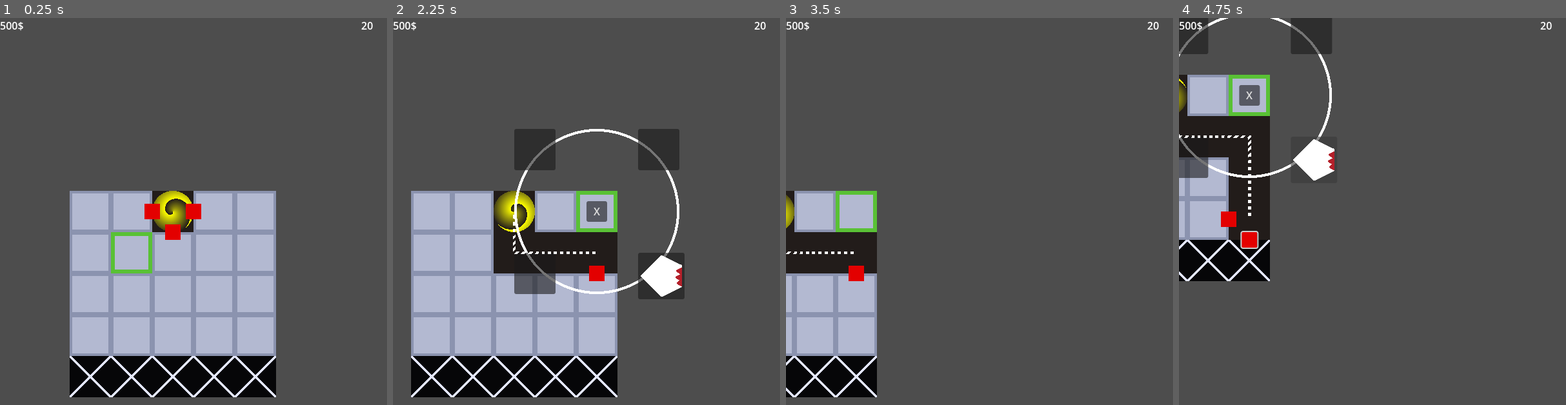
Above: before the commit, frames 1-4 (left to right).
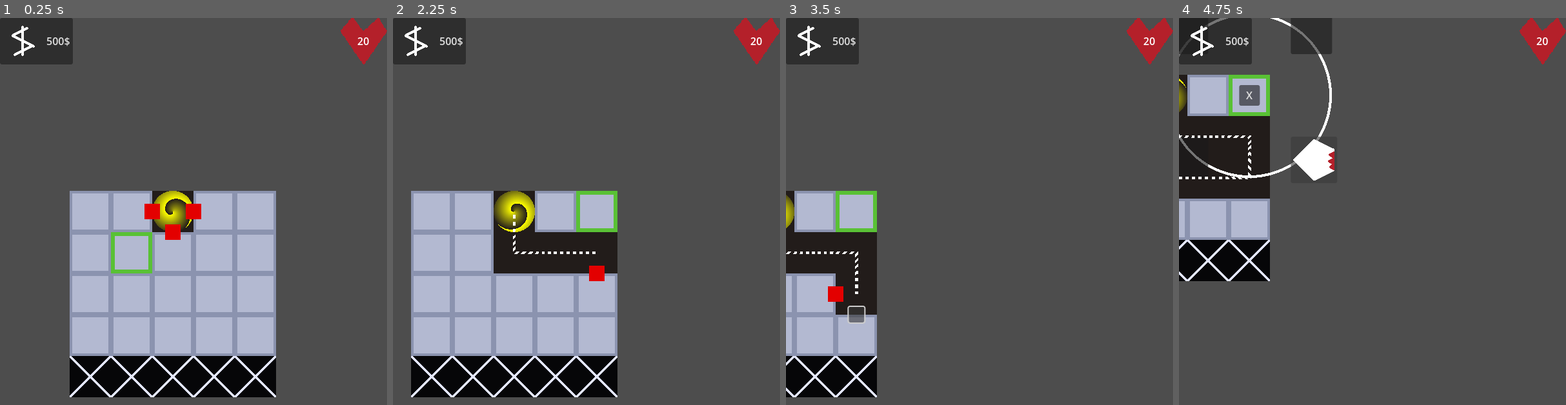
Above: after the commit, the same moments.

Repository: Iviv122/dig-fence
Game: Godot game, scene res://gameplay.tscn
The game is run twice, just before and just after one commit, with the same random seed, the same clock (stepped at 60 frames per second) and the same inputs.
Inputs (mouse positions are in pixels of both pictures, inside the frame that each line leads up to; where the layout moved, square brackets give the same spot in the first picture):
- Up to frame 1 (0.25 s): no input
- Up to frame 2 (2.25 s): click (567, 230) at 0.5 s; click (586, 254) at 1.25 s; tap Enter at 2 s; move the mouse to (671, 192) at 2.02 s; press the mouse at (671, 192) at 2.03 s; hold D (right) from 2.03 s (still down)
- Up to frame 3 (3.5 s): release D (right) at 2.75 s; release the mouse at (1064, 192) at 2.75 s; click (859, 273) [859, 211] at 2.75 s
- Up to frame 4 (4.75 s): click (1229, 292) [1248, 273] at 3.5 s; tap Space at 4.25 s; move the mouse to (1295, 230) at 4.27 s; hold S (down) from 4.28 s (still down); click (1295, 230) at 4.35 s

The runs differ from the first frame. In frame 1, 3.0% of the frame differs, in the area x 0-100%, y 0-12%; in frame 2, 8.2%, in the area x 0-100%, y 0-73%; in frame 3, 4.4%; in frame 4, 5.2%.

Commit message:
remove selection circle on dig

Diff:
--- a/assets/selection_circle.tscn
+++ b/assets/circles/selection_circle.tscn
@@ -2,7 +2,7 @@
 
 [ext_resource type="Texture2D" uid="uid://p58ceqnvmhj8" path="res://raw_assets/selection_circle.png" id="1_lj7je"]
 [ext_resource type="Texture2D" uid="uid://ybypo4beifcd" path="res://raw_assets/turret.png" id="2_0ti60"]
-[ext_resource type="Script" uid="uid://cnt0ttcupry5l" path="res://objects/selection_circle.gd" id="2_eesfp"]
+[ext_resource type="Script" uid="uid://cnt0ttcupry5l" path="res://objects/circles/selection_circle.gd" id="2_eesfp"]
 [ext_resource type="PackedScene" uid="uid://dcp87qsxy1ts3" path="res://assets/towers/basic_tower.tscn" id="3_hktix"]
 
 [node name="SelectionCIrcle" type="Sprite2D" node_paths=PackedStringArray("buttons", "close_button")]
--- /dev/null
+++ b/assets/circles/tower_circle.tscn
@@ -0,0 +1,44 @@
+[gd_scene load_steps=6 format=3 uid="uid://1h8skqsn3vq"]
+
+[ext_resource type="Texture2D" uid="uid://p58ceqnvmhj8" path="res://raw_assets/selection_circle.png" id="1_vmkf0"]
+[ext_resource type="Script" uid="uid://cnt0ttcupry5l" path="res://objects/circles/selection_circle.gd" id="2_thwck"]
+[ext_resource type="PackedScene" uid="uid://dcp87qsxy1ts3" path="res://assets/towers/basic_tower.tscn" id="3_8e8wr"]
+[ext_resource type="Texture2D" uid="uid://dc3s7snulyxgj" path="res://raw_assets/Money.png" id="4_thwck"]
+[ext_resource type="Texture2D" uid="uid://c2p1ypswcafpy" path="res://raw_assets/level_up.png" id="4_vmkf0"]
+
+[node name="SelectionCIrcle" type="Sprite2D" node_paths=PackedStringArray("buttons", "close_button")]
+texture = ExtResource("1_vmkf0")
+script = ExtResource("2_thwck")
+buttons = [null, null, NodePath("sell"), NodePath("level_up")]
+towers = Array[PackedScene]([ExtResource("3_8e8wr")])
+close_button = NodePath("close")
+metadata/_custom_type_script = "uid://cnt0ttcupry5l"
+
+[node name="sell" type="Button" parent="."]
+custom_minimum_size = Vector2(64, 64)
+offset_left = 64.0
+offset_top = -128.0
+offset_right = 128.0
+offset_bottom = -64.0
+pivot_offset = Vector2(32, 32)
+icon = ExtResource("4_thwck")
+icon_alignment = 1
+
+[node name="level_up" type="Button" parent="."]
+custom_minimum_size = Vector2(64, 64)
+offset_left = -128.0
+offset_top = -128.0
+offset_right = -64.0
+offset_bottom = -64.0
+pivot_offset = Vector2(32, 32)
+icon = ExtResource("4_vmkf0")
+icon_alignment = 1
+
+[node name="close" type="Button" parent="."]
+custom_minimum_size = Vector2(32, 32)
+offset_left = -16.0
+offset_top = -16.0
+offset_right = 16.0
+offset_bottom = 16.0
+pivot_offset = Vector2(16, 16)
+text = "X"
--- a/assets/digger.tscn
+++ b/assets/digger.tscn
@@ -27,6 +27,7 @@
 offset_bottom = -20.0
 grow_horizontal = 2
 grow_vertical = 0
+mouse_force_pass_scroll_events = false
 theme_override_styles/normal = SubResource("StyleBoxFlat_5xvsy")
 
 [node name="Button2" type="Button" parent="."]
@@ -41,6 +42,7 @@
 offset_bottom = -20.0
 grow_horizontal = 0
 grow_vertical = 2
+mouse_force_pass_scroll_events = false
 theme_override_styles/normal = SubResource("StyleBoxFlat_5xvsy")
 
 [node name="Button3" type="Button" parent="."]
@@ -52,4 +54,5 @@
 offset_right = -20.0
 offset_bottom = -20.0
 grow_vertical = 2
+mouse_force_pass_scroll_events = false
 theme_override_styles/normal = SubResource("StyleBoxFlat_5xvsy")
--- a/assets/ui.tscn
+++ b/assets/ui.tscn
@@ -1,13 +1,23 @@
-[gd_scene load_steps=3 format=3 uid="uid://du0ffo05f6asl"]
+[gd_scene load_steps=6 format=3 uid="uid://du0ffo05f6asl"]
 
 [ext_resource type="Script" uid="uid://cknjfl8ao06mq" path="res://objects/player/money_display.gd" id="1_etwi0"]
+[ext_resource type="Texture2D" uid="uid://dc3s7snulyxgj" path="res://raw_assets/Money.png" id="1_rvqgq"]
 [ext_resource type="Script" uid="uid://ccau7boslisuf" path="res://objects/player/health_display.gd" id="2_ohefe"]
+[ext_resource type="Texture2D" uid="uid://i8j22ufcoc1m" path="res://raw_assets/health_sprite.png" id="3_kd4iw"]
+
+[sub_resource type="StyleBoxTexture" id="StyleBoxTexture_kd4iw"]
+texture = ExtResource("3_kd4iw")
 
 [node name="Control" type="CanvasLayer"]
 
-[node name="Label" type="Label" parent="."]
+[node name="Label" type="Button" parent="."]
 offset_right = 40.0
 offset_bottom = 23.0
+size_flags_vertical = 4
+focus_mode = 0
+mouse_filter = 2
+icon = ExtResource("1_rvqgq")
+autowrap_trim_flags = 192
 script = ExtResource("1_etwi0")
 metadata/_custom_type_script = "uid://cknjfl8ao06mq"
 
@@ -15,8 +25,11 @@
 anchors_preset = 1
 anchor_left = 1.0
 anchor_right = 1.0
-offset_left = -40.0
-offset_bottom = 23.0
+offset_left = -72.0
+offset_bottom = 72.0
 grow_horizontal = 0
+theme_override_styles/normal = SubResource("StyleBoxTexture_kd4iw")
+horizontal_alignment = 1
+vertical_alignment = 1
 script = ExtResource("2_ohefe")
 metadata/_custom_type_script = "uid://ccau7boslisuf"
--- a/gameplay.tscn
+++ b/gameplay.tscn
@@ -7,7 +7,7 @@
 [ext_resource type="Script" uid="uid://qsx62i685pn3" path="res://objects/cursor.gd" id="4_xuee5"]
 [ext_resource type="Texture2D" uid="uid://bun1w3gnq44u1" path="res://raw_assets/dashedline.png" id="6_0m7cd"]
 [ext_resource type="Shader" uid="uid://bwoh4r05buk4m" path="res://shaders/panning.gdshader" id="6_2ihbs"]
-[ext_resource type="PackedScene" uid="uid://grdmqa707a7b" path="res://assets/selection_circle.tscn" id="6_45aep"]
+[ext_resource type="PackedScene" uid="uid://grdmqa707a7b" path="res://assets/circles/selection_circle.tscn" id="6_45aep"]
 [ext_resource type="PackedScene" uid="uid://cvk4nkfv3ku6e" path="res://assets/digger.tscn" id="8_2ihbs"]
 [ext_resource type="Script" uid="uid://dbi4osw6bqr44" path="res://objects/enemies/spawner.gd" id="10_1qy1k"]
 [ext_resource type="PackedScene" uid="uid://b7cvsd313woo5" path="res://assets/enemies/enemy.tscn" id="10_3n40r"]
@@ -19,41 +19,46 @@
 
 [node name="Node2D" type="Node2D"]
 
-[node name="Field" type="Node2D" parent="."]
+[node name="Control" parent="." instance=ExtResource("11_3n40r")]
+
+[node name="Sprite2D" type="Sprite2D" parent="Control"]
+
+[node name="game" type="Node2D" parent="."]
+
+[node name="Field" type="Node2D" parent="game"]
 script = ExtResource("1_n4psk")
 entry_portal = ExtResource("4_fbudy")
 metadata/_custom_type_script = "uid://bvf884qvmlsuh"
 
-[node name="camera" type="Camera2D" parent="."]
+[node name="camera" type="Camera2D" parent="game"]
 offset = Vector2(160, 0)
 script = ExtResource("3_oe8ih")
 Speed = 400.0
 MaxZoom = 2
 metadata/_custom_type_script = "uid://0logelvjgqmj"
 
-[node name="Cursor" type="Sprite2D" parent="." node_paths=PackedStringArray("field")]
+[node name="Cursor" type="Sprite2D" parent="game" node_paths=PackedStringArray("field", "digger")]
 texture = ExtResource("4_smepj")
 script = ExtResource("4_xuee5")
 selection_circle = ExtResource("6_45aep")
 field = NodePath("../Field")
+digger = NodePath("../Digger")
 metadata/_custom_type_script = "uid://qsx62i685pn3"
 
-[node name="Line2D" type="Line2D" parent="."]
+[node name="Line2D" type="Line2D" parent="game"]
 z_index = 1
 texture_repeat = 2
 material = SubResource("ShaderMaterial_0m7cd")
 texture = ExtResource("6_0m7cd")
 texture_mode = 1
 
-[node name="Digger" parent="." node_paths=PackedStringArray("field", "path_line") instance=ExtResource("8_2ihbs")]
+[node name="Digger" parent="game" node_paths=PackedStringArray("field", "path_line") instance=ExtResource("8_2ihbs")]
 field = NodePath("../Field")
 path_line = NodePath("../Line2D")
 
-[node name="Spawner" type="Node" parent="." node_paths=PackedStringArray("digger", "field", "line")]
+[node name="Spawner" type="Node" parent="game" node_paths=PackedStringArray("digger", "field", "line")]
 script = ExtResource("10_1qy1k")
 digger = NodePath("../Digger")
 field = NodePath("../Field")
 line = NodePath("../Line2D")
 enemy = ExtResource("10_3n40r")
-
-[node name="Control" parent="." instance=ExtResource("11_3n40r")]
--- a/objects/selection_circle.gd
+++ b/objects/circles/selection_circle.gd
@@ -5,14 +5,23 @@
 @export var towers: Array[PackedScene]
 @export var options : Array[Node]
 
-
 @export var close_button : Button
 
 @export var field : Field
+
+var digger : Digger
+
 var X : int
 var Y : int
 
 var button_tower_map: Dictionary = {}
+
+func destroy():
+	queue_free()
+
+func set_digger(dig:Digger) -> void:
+	digger = dig
+	digger.digged.connect(destroy)
 
 func spawn(tower : PackedScene) -> void:
 	field.place(X,Y,tower)
--- a/objects/cursor.gd
+++ b/objects/cursor.gd
@@ -4,7 +4,7 @@
 @export var selection_circle: PackedScene
 @export var tile_size : int = 64
 @export var field : Field
-
+@export var digger : Digger
 
 var X : int = 1
 var Y : int = 1
@@ -12,11 +12,10 @@
 var circle : SelectionCircle
 
 func _unhandled_input(event):
-
 	if event.is_action_pressed("click"):
-
 		if X!=-1 and Y!=-1:
-			if field.matrix[X+field.width*Y] is not PathTile:
+			var tile =  field.matrix[X+field.width*Y]
+			if  tile is not PathTile and tile is not ContinueTile and tile is not Tower:
 
 				if circle!=null:
 					circle.queue_free()
@@ -24,13 +23,15 @@
 				circle = selection_circle.instantiate()
 
 				circle.global_position = Vector2(X*tile_size,Y*tile_size)
-
 				circle.X = X
 				circle.Y = Y
 				circle.field = field
+				circle.set_digger(digger)
+
 				get_tree().root.add_child(circle)
+			if tile is Tower:
+				pass
 		else:
-
 			if circle!=null:
 				circle.queue_free()
 
@@ -51,4 +52,5 @@
 
 
 func _ready():
+
 	global_position = Vector2(X*tile_size,Y*tile_size)
--- a/objects/field/digger.gd
+++ b/objects/field/digger.gd
@@ -6,7 +6,6 @@
 @export var left_button : Button
 @export var right_button : Button
 @export var button_button : Button
-
 
 @export var path_line: Line2D
 
@@ -24,6 +23,8 @@
 	RIGHT,
 	DOWN,
 }
+
+signal digged()
 
 func _ready():
 	x = ceil(field.width / 2)
@@ -64,6 +65,7 @@
 
 
 	field.place_path(x, y)
+	digged.emit()
 	hide_button()
 	global_position = Vector2(x*field.tile_width,y*field.tile_height)
 
--- a/objects/player/money_display.gd
+++ b/objects/player/money_display.gd
@@ -1,4 +1,4 @@
-extends Label
+extends Button
 class_name MoneyDisplay
 
 func update()->void:
--- /dev/null
+++ b/shaders/background.gdshader
@@ -0,0 +1,18 @@
+shader_type canvas_item;
+render_mode blend_mix;
+
+uniform vec4 color : source_color;
+uniform vec2 size = vec2(1280.0, 720.0);
+uniform float line_width : hint_range(0, 1) = 0.1;
+uniform vec2 offset = vec2(0.0, 0.0);
+uniform float grid_size = 16.0;
+uniform float speed = 1;
+
+void fragment() {
+	vec2 uv = (offset+TIME*speed / size) + UV;
+	vec2 r = mod(size * uv, vec2(grid_size));
+	vec2 lines = smoothstep(1.0 - line_width, 1, r / vec2(grid_size));
+	float alpha = dot(lines, vec2(1.0, 1.0));
+	COLOR.rgb = color.rgb;
+	COLOR.a = alpha*color.a;
+}
Renamed: objects/selection_circle.gd.uid -> objects/circles/selection_circle.gd.uid
Binary file added: raw_assets/Money.png
Not shown, added: raw_assets/Money.png.import
Binary file added: raw_assets/health_sprite.png
Not shown, added: raw_assets/health_sprite.png.import
Binary file added: raw_assets/level_up.png
Not shown, added: raw_assets/level_up.png.import
Not shown, added: shaders/background.gdshader.uid
